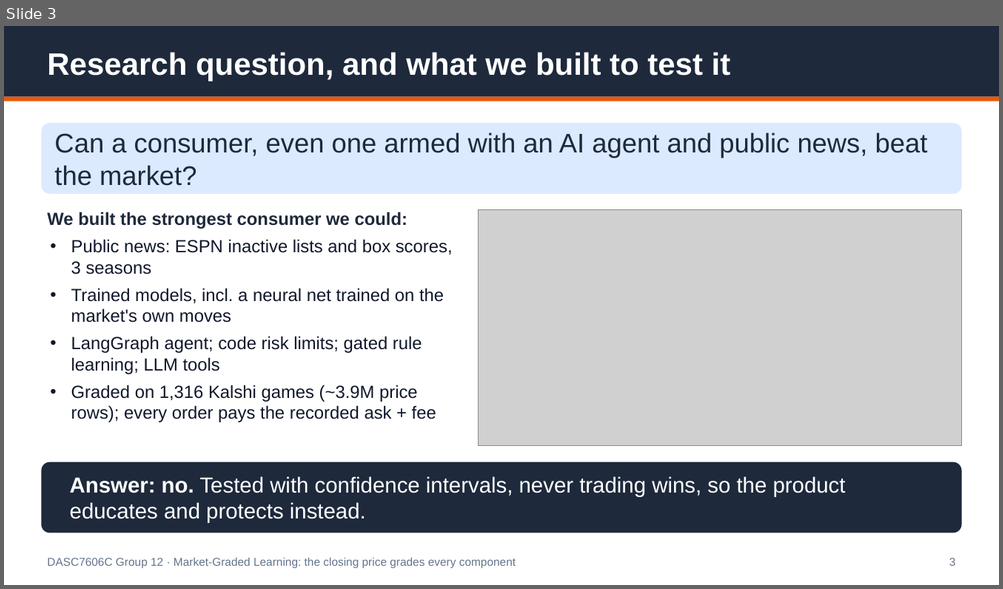
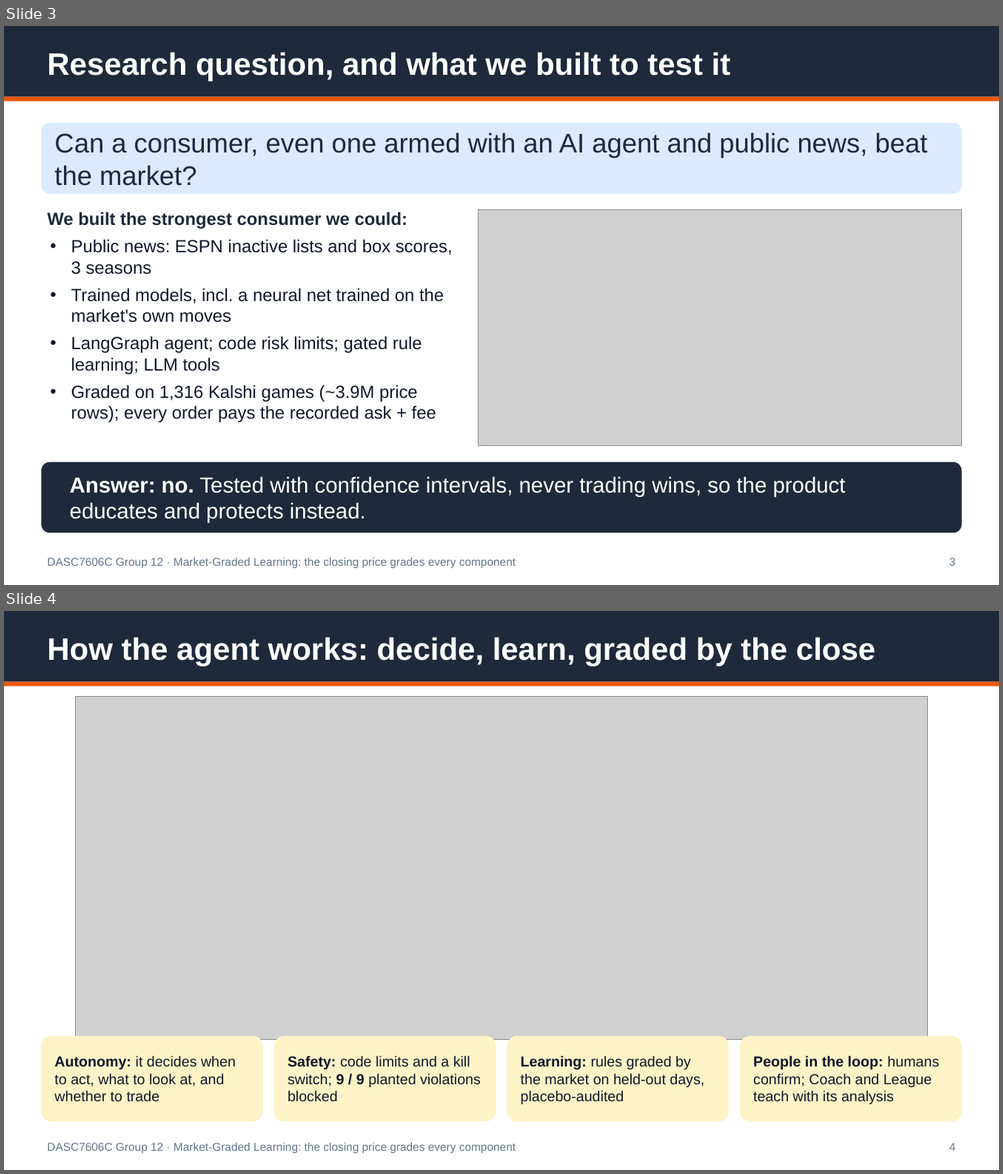
Before and after one commit to Michaelyzr/nba-agent, a slide deck: presentation/nba_agent_deck.pptx. Shown one above the other, each under a label of ours: slide 3 before the commit, slides 3 and 4 after it. The pictures are 1003x589 and 1003x1174 pixels, drawn with LibreOffice and Linux fonts; fonts in the diff are those of the drawing; grey boxes stand for pictures. Boxes give left, top, right and bottom in pixels: in the first picture for what was removed or moved away, otherwise in the second. Text is boxed around its words. In the diff, an @@ line names an element or a change of style, - is before the commit and + after.

```diff
--- a/presentation/nba_agent_deck.pptx
+++ b/presentation/nba_agent_deck.pptx
@@ slide 4 added at (x1=4, y1=611, x2=999, y2=1170), background #FFFFFF @@
@@ rectangle added at (x1=4, y1=611, x2=999, y2=682), fill #1E293B @@
@@ text added at (x1=47, y1=637, x2=875, y2=667), 30 pt, text #FFFFFF, bold @@
+How the agent works: decide, learn, graded by the close
@@ rectangle added at (x1=4, y1=682, x2=999, y2=686), fill #EA580C @@
@@ picture added at (x1=76, y1=697, x2=928, y2=1040) @@
@@ rounded rectangle added at (x1=41, y1=1037, x2=263, y2=1122), fill #FEF3C7 @@
@@ rounded rectangle added at (x1=274, y1=1037, x2=495, y2=1122), fill #FEF3C7 @@
@@ rounded rectangle added at (x1=507, y1=1037, x2=728, y2=1122), fill #FEF3C7 @@
@@ rounded rectangle added at (x1=740, y1=1037, x2=962, y2=1122), fill #FEF3C7 @@
@@ text added at (x1=54, y1=1056, x2=236, y2=1102), 14 pt, text #0F172A @@
+Autonomy: it decides when to act, what to look at, and whether to trade
@@ text added at (x1=287, y1=1056, x2=481, y2=1102), 14 pt, text #0F172A @@
+Safety: code limits and a kill switch; 9 / 9 planted violations blocked
@@ text added at (x1=521, y1=1056, x2=704, y2=1105), 14 pt, text #0F172A @@
+Learning: rules graded by the market on held-out days, placebo-audited
@@ text added at (x1=753, y1=1056, x2=939, y2=1105), 14 pt, text #0F172A @@
+People in the loop: humans confirm; Coach and League teach with its analysis
@@ text added at (x1=47, y1=1143, x2=515, y2=1153), 11 pt, text #64748B @@
+DASC7606C Group 12 · Market-Graded Learning: the closing price grades every component
@@ text added at (x1=949, y1=1143, x2=956, y2=1151), 11 pt, text #64748B @@
+4
```
Also in this commit, not shown: 6 slides changed, 1 slide removed, 5 other files.
